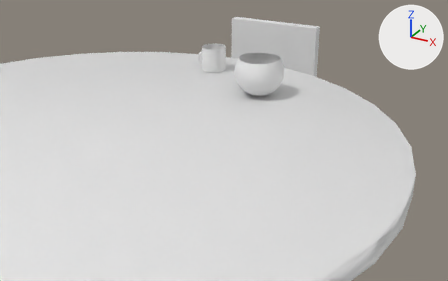
Before and after pictures for a commit that changed the FBX model Assets/Asset/Object/Object/Table et chaise non meubler.fbx.
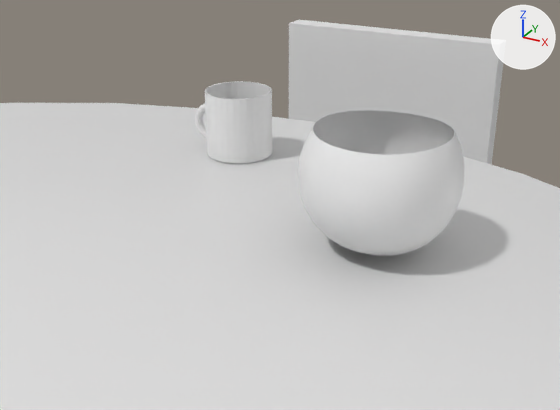
Old and new are each drawn from a 50 mm lens placed at (2.533, -2.924, 2.694), pointed at (0.436, 0.888, 0.788) and again close up from a 50 mm lens placed at (1.168, -0.361, 1.92), pointed at (0.383, 1.067, 1.205). The lights are fixed; the arrows at upper right show +X, +Y and +Z. Where no turn or scale is listed for an object, it has been applied to the vertices.

In view in the first close-up: 'Cylindre.001', 'Cylindre.008', 'Plan', 'Sphère.001'.
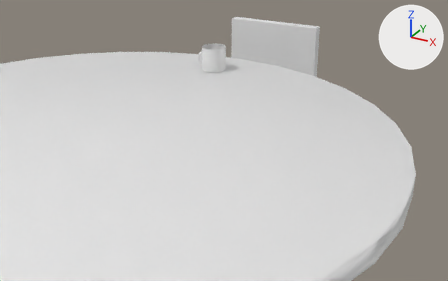
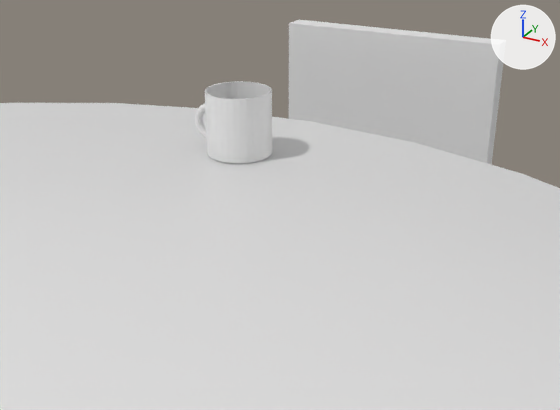
What differs and where, as boxes [x1, y1, x2, y2] in the close-ups (560 x 410 px):
'Sphère.001', deleted
    before: [298, 110, 464, 256]

What the commit changed:
Object 'Sphère.001' (ob_sphère_001) is deleted.
